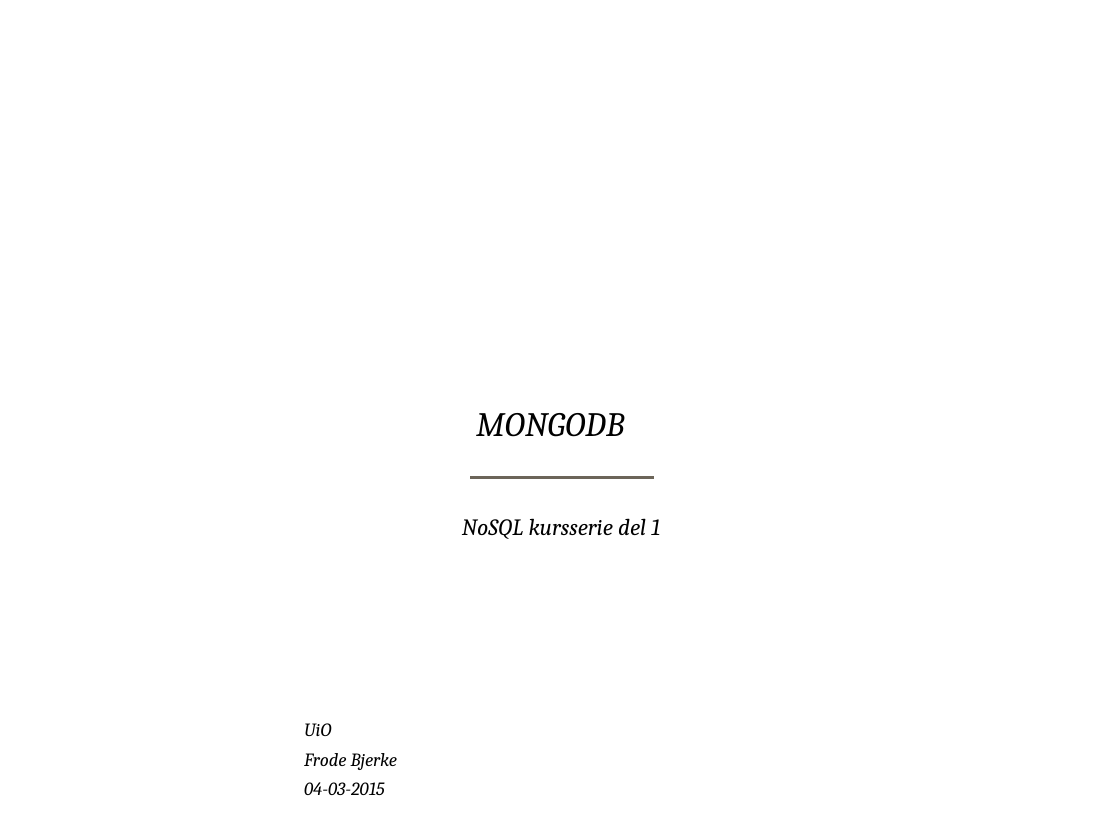
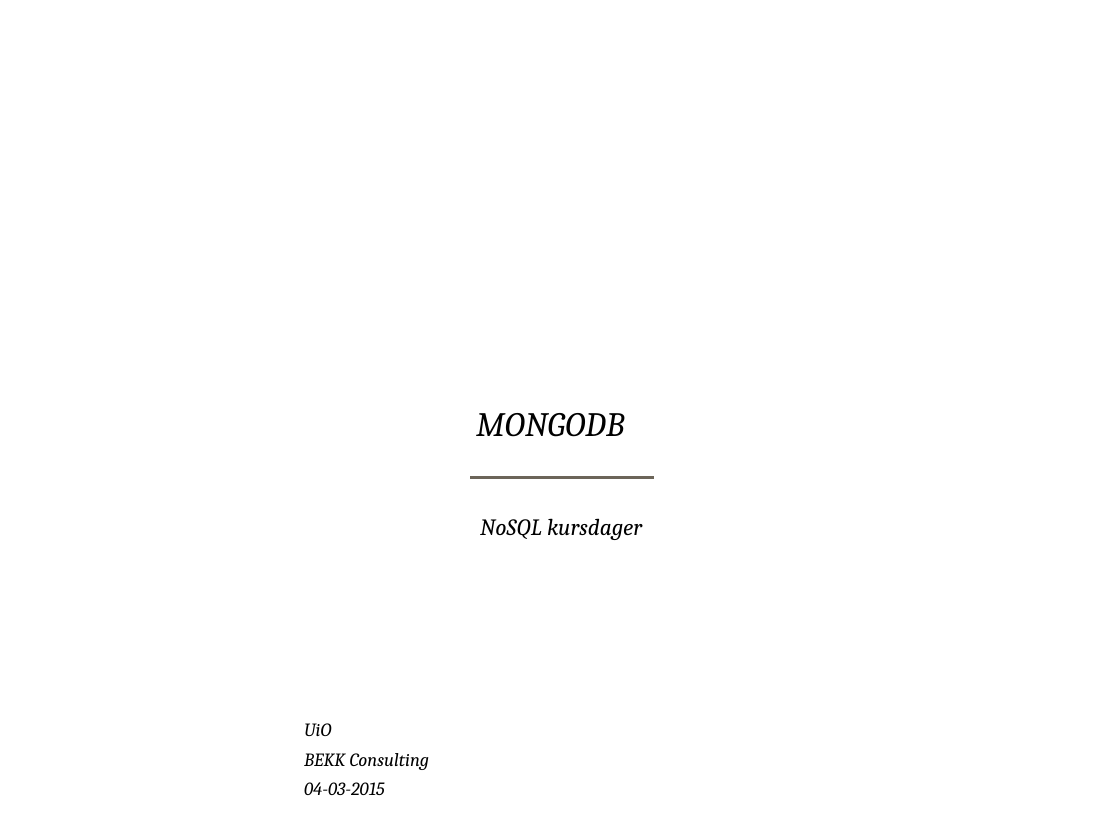
Before and after one commit to bekkopen/databasekurs, a slide deck: slide 1 of mongodb/mongodb-slides.pptx. Drawn at 1120x840 pixels with LibreOffice and Linux fonts; fonts in the diff are those of the drawing; background and template pictures are left out. Boxes give left, top, right and bottom in pixels: in the first picture for what was removed or moved away, otherwise in the second. Text is boxed around its words. In the diff, an @@ line names an element or a change of style, - is before the commit and + after.

```diff
--- a/mongodb/mongodb-slides.pptx
+++ b/mongodb/mongodb-slides.pptx
@@ subtitle at box(480, 518, 642, 540): text changed @@
-NoSQL kursserie del 1
+NoSQL kursdager
@@ text at box(304, 753, 430, 770): text changed @@
-Frode Bjerke
+BEKK Consulting
```
Also in this commit, not shown: 1 other slide changed, 2 slides removed.
